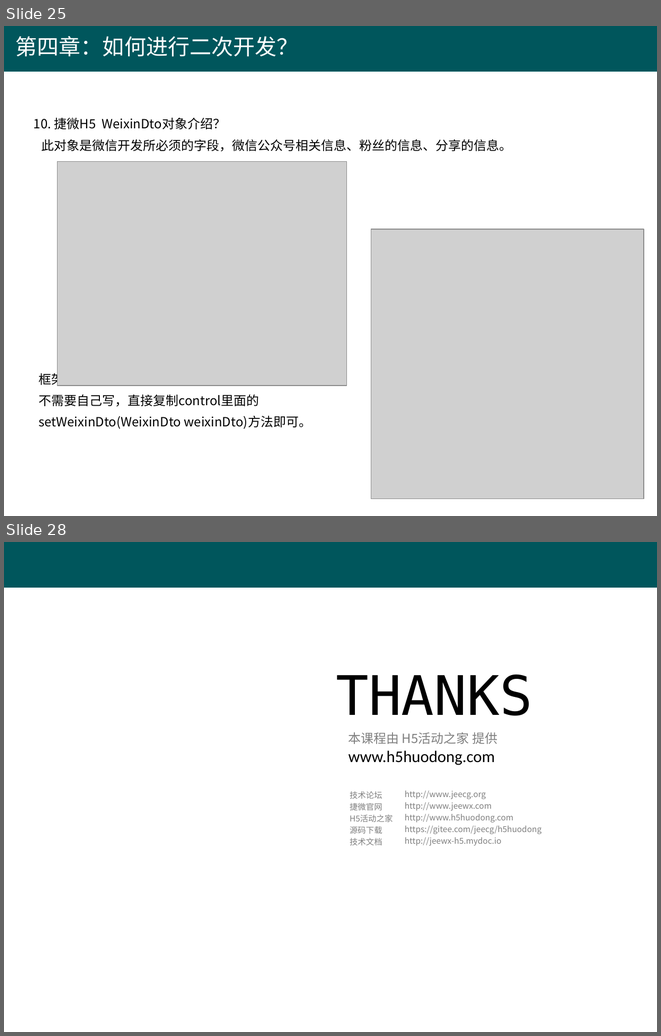
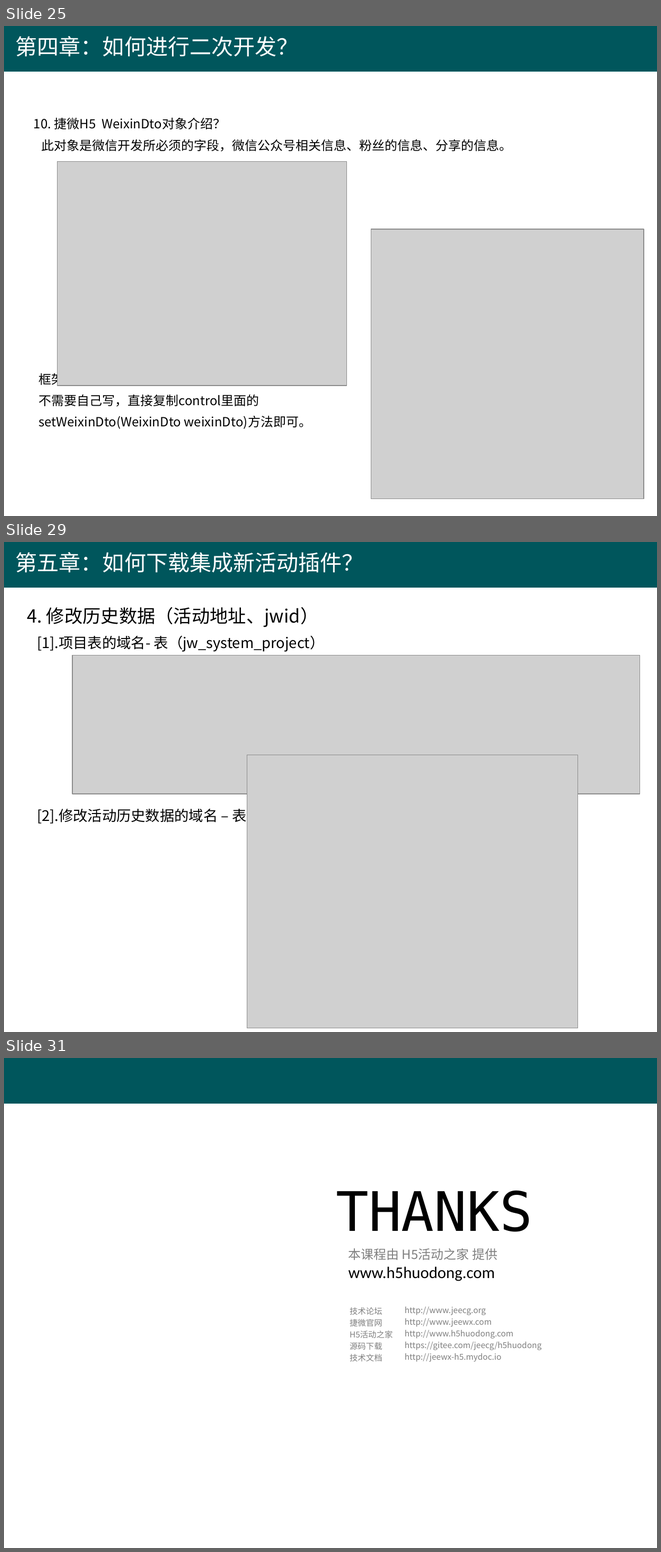
Before and after one commit to bukaop/H5-weixin, a slide deck: 捷微H5活动平台 - 开发入门教程 .ppt. Shown one above the other, each under a label of ours: slides 25 and 28 before the commit, slides 25, 29 and 31 after it; the slides between them are not shown. The pictures are 661x1036 and 661x1552 pixels, drawn with LibreOffice and Linux fonts; fonts in the diff are those of the drawing; grey boxes stand for pictures; background and template pictures are left out. Boxes give left, top, right and bottom in pixels: in the first picture for what was removed or moved away, otherwise in the second. Text is boxed around its words. In the diff, an @@ line names an element or a change of style, - is before the commit and + after.

```diff
--- a/捷微H5活动平台 - 开发入门教程 .ppt
+++ b/捷微H5活动平台 - 开发入门教程 .ppt
@@ slide 29 added at (4,542,657,1032), background #FFFFFF; not listed: 1 template element that a slide beside it also shows @@
@@ text added at (16,552,364,573), 24 pt, text #FFFFFF @@
+第五章：如何下载集成新活动插件？
@@ text added at (27,607,382,825), 16 pt, text #000000 @@
+4. 修改历史数据（活动地址、jwid）
+[1].项目表的域名- 表（jw_system_project）
+[2].修改活动历史数据的域名 – 表（wx_act_bargain）
@@ picture added at (72,655,640,793) @@
@@ picture added at (247,755,578,1028) @@
@@ what was slide 28 is now slide 31 @@
```
Also in this commit, not shown: 1 slide changed, 2 other slides added.
